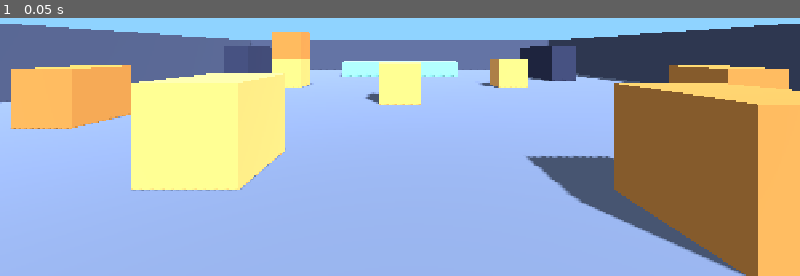
Above: before the commit, frame 1.
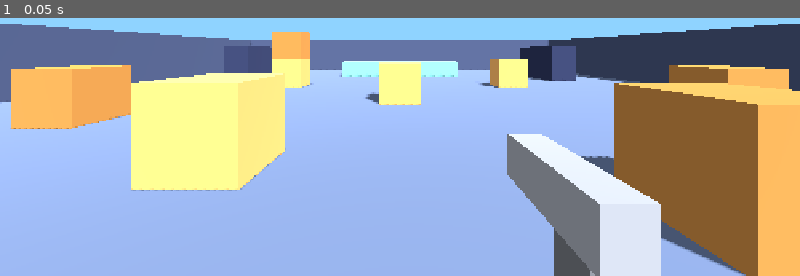
Above: after the commit, the same moment.

Repository: yeahlolnice/PixleShooterIdle
Game: Godot game, scene res://scenes/main.tscn
The game is run twice, just before and just after one commit, with the same random seed, the same clock (stepped at 60 frames per second) and the same inputs.
Inputs:
- Up to frame 1 (0.05 s): no input

The runs differ from the first frame. In frame 1, 6.9% of the frame differs, in the area x 63-83%, y 44-100%.

Commit message:
Add data-driven hitscan Weapon, WeaponManager and GUT tests
Co-Authored-By: Claude Sonnet 5.5 <noreply@anthropic.com>

Diff:
--- a/shooter/player/player.tscn
+++ b/shooter/player/player.tscn
@@ -1,4 +1,6 @@
-[gd_scene load_steps=2 format=3]
+[gd_scene load_steps=3 format=3]
+
+[ext_resource type="Script" path="res://shooter/weapons/weapon_manager.gd" id="1_wm"]
 
 [sub_resource type="CapsuleShape3D" id="CapsuleShape3D_body"]
 radius = 0.4
@@ -21,3 +23,6 @@
 
 [node name="WeaponMount" type="Node3D" parent="Head/Camera3D"]
 transform = Transform3D(1, 0, 0, 0, 1, 0, 0, 0, 1, 0.3, -0.25, -0.5)
+
+[node name="WeaponManager" type="Node" parent="."]
+script = ExtResource("1_wm")
--- /dev/null
+++ b/shooter/weapons/weapon.gd
@@ -0,0 +1,268 @@
+class_name Weapon
+extends Node3D
+## One hitscan gun driven by an entry of data/guns.json.
+##
+## The magazine/reload/cooldown state machine is plain code advanced by tick(),
+## so tests run it without a scene tree. Cheats change the gun only through
+## `modifiers` (mag_mult, recoil_mult, spread_mult, infinite_reload).
+##
+## Hitbox contract (bots, TASK-003): hitboxes are Area3D on Layers.HITBOXES.
+## A head hitbox has meta "headshot" = true. The raycast walks up from the hit
+## Area3D to the first node with `apply_damage(amount: float, info: Dictionary)`.
+
+signal shot_fired(hit: Dictionary)
+signal reload_started
+signal reload_finished
+
+enum State { READY, RELOADING }
+
+const MUZZLE_FLASH_S := 0.05
+const RECOIL_RECOVERY_DEG_S := 12.0
+
+var gun: Dictionary = {}
+var state: State = State.READY
+var ammo: int = 0
+var modifiers := {"mag_mult": 1.0, "recoil_mult": 1.0, "spread_mult": 1.0, "infinite_reload": false}
+## Camera pitch kick in degrees, positive = up. Decays back to 0.
+var recoil_offset_deg: float = 0.0
+
+var _cooldown: float = 0.0
+var _reload_left: float = 0.0
+var _flash_left: float = 0.0
+var _rng := RandomNumberGenerator.new()
+var _flash: MeshInstance3D
+var _sound: AudioStreamPlayer
+var _camera: Camera3D
+
+
+func setup(gun_def: Dictionary) -> void:
+	gun = gun_def
+	state = State.READY
+	_cooldown = 0.0
+	_reload_left = 0.0
+	recoil_offset_deg = 0.0
+	ammo = mag_size()
+	_rng.randomize()
+	_build_viewmodel()
+	EventBus.ammo_changed.emit(ammo, mag_size())
+
+
+func seed_rng(s: int) -> void:
+	_rng.seed = s
+
+
+# --- Effective values (data * modifiers) ------------------------------------------
+
+func gun_id() -> String:
+	return gun.get("id", "")
+
+
+func mag_size() -> int:
+	return maxi(1, roundi(float(gun.get("mag_size", 1)) * float(modifiers["mag_mult"])))
+
+
+func recoil_deg() -> float:
+	return float(gun.get("recoil_deg", 0.0)) * float(modifiers["recoil_mult"])
+
+
+func spread_deg() -> float:
+	return float(gun.get("spread_deg", 0.0)) * float(modifiers["spread_mult"])
+
+
+func reload_time() -> float:
+	if modifiers["infinite_reload"]:
+		return 0.0
+	return float(gun.get("reload_time_s", 0.0))
+
+
+func fire_interval() -> float:
+	return 1.0 / float(gun.get("fire_rate", 1.0))
+
+
+func is_auto() -> bool:
+	return bool(gun.get("auto", false))
+
+
+func is_reloading() -> bool:
+	return state == State.RELOADING
+
+
+func set_modifier(key: String, value: Variant) -> void:
+	modifiers[key] = value
+	if key == "mag_mult":
+		ammo = mini(ammo, mag_size())
+		EventBus.ammo_changed.emit(ammo, mag_size())
+
+
+func reset_modifiers() -> void:
+	for key in ["mag_mult", "recoil_mult", "spread_mult"]:
+		modifiers[key] = 1.0
+	modifiers["infinite_reload"] = false
+	ammo = mini(ammo, mag_size())
+
+
+# --- State machine ------------------------------------------------------------------
+
+func can_fire() -> bool:
+	return state == State.READY and ammo > 0 and _cooldown <= 0.0
+
+
+## Fires one shot if allowed. An empty magazine starts a reload instead.
+func try_fire() -> bool:
+	if state == State.READY and ammo <= 0:
+		start_reload()
+		return false
+	if not can_fire():
+		return false
+	ammo -= 1
+	_cooldown = fire_interval()
+	recoil_offset_deg += recoil_deg()
+	var hit := _hitscan() if is_inside_tree() else {}
+	_flash_left = MUZZLE_FLASH_S
+	if _flash:
+		_flash.visible = true
+	if _sound:
+		_sound.play()
+	EventBus.weapon_fired.emit(gun_id())
+	EventBus.ammo_changed.emit(ammo, mag_size())
+	shot_fired.emit(hit)
+	if ammo <= 0:
+		start_reload()
+	return true
+
+
+func start_reload() -> bool:
+	if state == State.RELOADING or ammo >= mag_size():
+		return false
+	state = State.RELOADING
+	_reload_left = reload_time()
+	reload_started.emit()
+	if _reload_left <= 0.0:
+		_finish_reload()
+	return true
+
+
+func _finish_reload() -> void:
+	state = State.READY
+	_reload_left = 0.0
+	ammo = mag_size()
+	EventBus.ammo_changed.emit(ammo, mag_size())
+	reload_finished.emit()
+
+
+func tick(delta: float) -> void:
+	_cooldown = maxf(0.0, _cooldown - delta)
+	if state == State.RELOADING:
+		_reload_left -= delta
+		if _reload_left <= 0.0:
+			_finish_reload()
+	if recoil_offset_deg > 0.0:
+		recoil_offset_deg = maxf(0.0, recoil_offset_deg - RECOIL_RECOVERY_DEG_S * delta)
+	if _flash_left > 0.0:
+		_flash_left -= delta
+		if _flash_left <= 0.0 and _flash:
+			_flash.visible = false
+
+
+func _physics_process(delta: float) -> void:
+	tick(delta)
+	if _camera == null or not is_instance_valid(_camera):
+		_camera = get_viewport().get_camera_3d() if is_inside_tree() else null
+	if _camera:
+		_camera.rotation.x = deg_to_rad(recoil_offset_deg)
+
+
+# --- Hitscan --------------------------------------------------------------------------
+
+## Random direction inside a cone of half-angle spread_deg around forward.
+func spread_direction(forward: Vector3, spread: float) -> Vector3:
+	if spread <= 0.0:
+		return forward
+	var angle := deg_to_rad(spread) * sqrt(_rng.randf())  # sqrt = uniform over the disc
+	var around := _rng.randf() * TAU
+	var up := Vector3.UP if absf(forward.dot(Vector3.UP)) < 0.99 else Vector3.RIGHT
+	var right := forward.cross(up).normalized()
+	var true_up := right.cross(forward).normalized()
+	var offset := right * cos(around) + true_up * sin(around)
+	return (forward * cos(angle) + offset * sin(angle)).normalized()
+
+
+## Casts the shot ray from the camera. Returns {hit, headshot, damage, position}.
+func _hitscan() -> Dictionary:
+	var result := {"hit": false, "headshot": false, "damage": 0.0, "position": Vector3.ZERO}
+	var cam := get_viewport().get_camera_3d()
+	if cam == null:
+		return result
+	var origin := cam.global_position
+	var dir := spread_direction(-cam.global_transform.basis.z, spread_deg())
+	var query := PhysicsRayQueryParameters3D.create(
+		origin, origin + dir * float(gun.get("range_m", 50.0)), Layers.WORLD | Layers.HITBOXES)
+	query.collide_with_areas = true
+	query.collide_with_bodies = true
+	var space := get_world_3d().direct_space_state
+	var ray := space.intersect_ray(query)
+	if ray.is_empty():
+		return result
+	result["hit"] = true
+	result["position"] = ray["position"]
+	var collider: Object = ray["collider"]
+	if collider is Area3D:
+		var headshot := bool(collider.get_meta("headshot", false))
+		var damage := float(gun["damage"]) * (float(gun["headshot_mult"]) if headshot else 1.0)
+		result["headshot"] = headshot
+		result["damage"] = damage
+		var target: Node = collider
+		while target and not target.has_method("apply_damage"):
+			target = target.get_parent()
+		if target:
+			target.apply_damage(damage, {"headshot": headshot, "gun_id": gun_id(), "position": ray["position"]})
+	return result
+
+
+# --- Procedural viewmodel, flash and sound --------------------------------------------
+
+func _build_viewmodel() -> void:
+	for child in get_children():
+		child.queue_free()
+	var color := DataRegistry.color(gun.get("color", "")) if DataRegistry.has_method("color") else Color.GRAY
+	_add_box(Vector3(0.08, 0.1, 0.3), Vector3(0, 0, 0), color)               # slide
+	_add_box(Vector3(0.07, 0.16, 0.09), Vector3(0, -0.12, 0.08), color.darkened(0.3))  # grip
+	_flash = _add_box(Vector3(0.1, 0.1, 0.08), Vector3(0, 0, -0.2), Color(1, 0.9, 0.4), true)
+	_flash.visible = false
+	_sound = AudioStreamPlayer.new()
+	_sound.stream = _make_shot_sound()
+	add_child(_sound)
+
+
+func _add_box(size: Vector3, pos: Vector3, color: Color, emissive: bool = false) -> MeshInstance3D:
+	var mesh := BoxMesh.new()
+	mesh.size = size
+	var mat := StandardMaterial3D.new()
+	mat.albedo_color = color
+	if emissive:
+		mat.shading_mode = BaseMaterial3D.SHADING_MODE_UNSHADED
+	mesh.material = mat
+	var node := MeshInstance3D.new()
+	node.mesh = mesh
+	node.position = pos
+	add_child(node)
+	return node
+
+
+## Short decaying noise burst, pitched by fire rate so guns sound distinct.
+func _make_shot_sound() -> AudioStreamWAV:
+	var rate := 22050
+	var count := int(rate * 0.12)
+	var bytes := PackedByteArray()
+	bytes.resize(count * 2)
+	var rng := RandomNumberGenerator.new()
+	rng.seed = 1
+	for i in count:
+		var env := pow(1.0 - float(i) / count, 3.0)
+		var s := (rng.randf() * 2.0 - 1.0) * env * 0.6
+		bytes.encode_s16(i * 2, int(s * 32767.0))
+	var wav := AudioStreamWAV.new()
+	wav.format = AudioStreamWAV.FORMAT_16_BITS
+	wav.mix_rate = rate
+	wav.data = bytes
+	return wav
--- /dev/null
+++ b/shooter/weapons/weapon_manager.gd
@@ -0,0 +1,49 @@
+class_name WeaponManager
+extends Node
+## Holds the player's single equipped Weapon. Add as a child of the player.
+## Equips by id from guns.json and falls back to the free starter gun when the
+## id is empty or unknown. Also routes fire/reload input.
+
+## Where the viewmodel is parented; resolved from the owner if left empty.
+@export var mount_path: NodePath = ^"../Head/Camera3D/WeaponMount"
+
+var weapon: Weapon
+var _menu_open := false
+var _can_shoot := true
+
+
+func _ready() -> void:
+	EventBus.menu_toggled.connect(func(_id, open): _menu_open = open)
+	EventBus.round_state_changed.connect(func(state, _info): _can_shoot = state == EventBus.ROUND_LIVE)
+	EventBus.player_died.connect(func(_info): equip_starter())
+	equip(GameState.equipped_gun_id)
+
+
+## Equips gun_id, or the starter if it is empty/unknown. Returns the id equipped.
+func equip(gun_id: String) -> String:
+	var def := DataRegistry.gun(gun_id) if gun_id != "" else {}
+	if def.is_empty():
+		def = DataRegistry.gun(DataRegistry.starter_gun_id())
+	if weapon:
+		weapon.get_parent().remove_child(weapon)
+		weapon.queue_free()
+	weapon = Weapon.new()
+	var mount: Node = get_node_or_null(mount_path)
+	(mount if mount else self).add_child(weapon)
+	weapon.setup(def)
+	EventBus.gun_equipped.emit(def["id"])
+	return def["id"]
+
+
+func equip_starter() -> String:
+	return equip(DataRegistry.starter_gun_id())
+
+
+func _physics_process(_delta: float) -> void:
+	if weapon == null or _menu_open or not _can_shoot:
+		return
+	var fire := Input.is_action_pressed("fire") if weapon.is_auto() else Input.is_action_just_pressed("fire")
+	if fire:
+		weapon.try_fire()
+	if Input.is_action_just_pressed("reload"):
+		weapon.start_reload()
--- /dev/null
+++ b/tests/unit/hit_target.gd
@@ -0,0 +1,9 @@
+extends Node3D
+## Test double for a bot: records damage from Weapon hitscans.
+var last_damage := 0.0
+var last_info := {}
+
+
+func apply_damage(amount: float, info: Dictionary) -> void:
+	last_damage = amount
+	last_info = info
--- /dev/null
+++ b/tests/unit/test_weapon.gd
@@ -0,0 +1,131 @@
+extends GutTest
+
+var w: Weapon
+
+
+func before_each() -> void:
+	w = Weapon.new()
+	add_child_autofree(w)
+	w.setup(DataRegistry.gun("pistol_starter"))
+
+
+func test_starts_with_full_mag_from_data() -> void:
+	assert_eq(w.ammo, 12)
+	assert_eq(w.mag_size(), 12)
+
+
+func test_fire_depletes_ammo_and_respects_fire_rate() -> void:
+	assert_true(w.try_fire())
+	assert_eq(w.ammo, 11)
+	assert_false(w.try_fire(), "cooldown blocks immediate second shot")
+	w.tick(0.26)  # fire_rate 4/s -> 0.25 s
+	assert_true(w.try_fire())
+	assert_eq(w.ammo, 10)
+
+
+func test_empty_mag_auto_reloads_with_data_time() -> void:
+	for i in 12:
+		w.tick(1.0)
+		assert_true(w.try_fire())
+	assert_eq(w.ammo, 0)
+	assert_true(w.is_reloading())
+	w.tick(1.3)
+	assert_true(w.is_reloading())
+	w.tick(0.2)  # reload_time_s 1.4
+	assert_false(w.is_reloading())
+	assert_eq(w.ammo, 12)
+
+
+func test_cannot_fire_while_reloading_or_reload_full_mag() -> void:
+	assert_false(w.start_reload(), "full mag")
+	w.try_fire()
+	assert_true(w.start_reload())
+	w.tick(1.0)
+	assert_false(w.try_fire())
+
+
+func test_recoil_kicks_by_data_and_recovers() -> void:
+	w.try_fire()
+	assert_almost_eq(w.recoil_offset_deg, 1.8, 0.001)
+	w.tick(5.0)
+	assert_eq(w.recoil_offset_deg, 0.0)
+
+
+func test_mag_mult_changes_mag_and_refill() -> void:
+	w.set_modifier("mag_mult", 2.0)
+	assert_eq(w.mag_size(), 24)
+	w.try_fire()
+	w.start_reload()
+	w.tick(2.0)
+	assert_eq(w.ammo, 24)
+
+
+func test_recoil_and_spread_mult() -> void:
+	w.set_modifier("recoil_mult", 0.5)
+	w.set_modifier("spread_mult", 0.0)
+	assert_almost_eq(w.recoil_deg(), 0.9, 0.001)
+	assert_eq(w.spread_deg(), 0.0)
+	w.try_fire()
+	assert_almost_eq(w.recoil_offset_deg, 0.9, 0.001)
+
+
+func test_infinite_reload_is_instant() -> void:
+	w.set_modifier("infinite_reload", true)
+	w.try_fire()
+	assert_true(w.start_reload())
+	assert_false(w.is_reloading())
+	assert_eq(w.ammo, 12)
+
+
+func test_reset_modifiers() -> void:
+	w.set_modifier("mag_mult", 3.0)
+	w.reset_modifiers()
+	assert_eq(w.mag_size(), 12)
+
+
+func test_spread_stays_in_cone() -> void:
+	w.seed_rng(7)
+	for i in 100:
+		var d := w.spread_direction(Vector3.FORWARD, 2.0)
+		assert_lte(rad_to_deg(d.angle_to(Vector3.FORWARD)), 2.001)
+	assert_eq(w.spread_direction(Vector3.FORWARD, 0.0), Vector3.FORWARD)
+
+
+func test_three_pistols_in_data() -> void:
+	var pistols := DataRegistry.guns().filter(func(g): return g["id"].begins_with("pistol_"))
+	assert_eq(pistols.size(), 3)
+	assert_eq(DataRegistry.gun("pistol_starter")["price"], 0)
+
+
+func test_manager_falls_back_to_starter() -> void:
+	var m := WeaponManager.new()
+	m.mount_path = ^""
+	add_child_autofree(m)
+	assert_eq(m.equip("nonexistent"), "pistol_starter")
+	assert_eq(m.equip("pistol_hand_cannon"), "pistol_hand_cannon")
+	assert_eq(m.weapon.mag_size(), 7)
+
+
+func test_raycast_hits_headshot_hitbox() -> void:
+	var cam := Camera3D.new()
+	add_child_autofree(cam)
+	cam.current = true
+	var target := Node3D.new()
+	target.set_script(load("res://tests/unit/hit_target.gd"))
+	add_child_autofree(target)
+	target.position = Vector3(0, 0, -5)
+	var area := Area3D.new()
+	area.collision_layer = Layers.HITBOXES
+	area.set_meta("headshot", true)
+	var shape := CollisionShape3D.new()
+	var box := BoxShape3D.new()
+	box.size = Vector3(2, 2, 0.5)
+	shape.shape = box
+	area.add_child(shape)
+	target.add_child(area)
+	await get_tree().physics_frame
+	await get_tree().physics_frame
+	w.modifiers["spread_mult"] = 0.0
+	w.try_fire()
+	assert_eq(target.last_damage, 50.0)
+	assert_true(target.last_info["headshot"])
Not shown, added: shooter/weapons/weapon.gd.uid
Not shown, added: shooter/weapons/weapon_manager.gd.uid
Not shown, added: tests/unit/hit_target.gd.uid
Not shown, added: tests/unit/test_weapon.gd.uid
